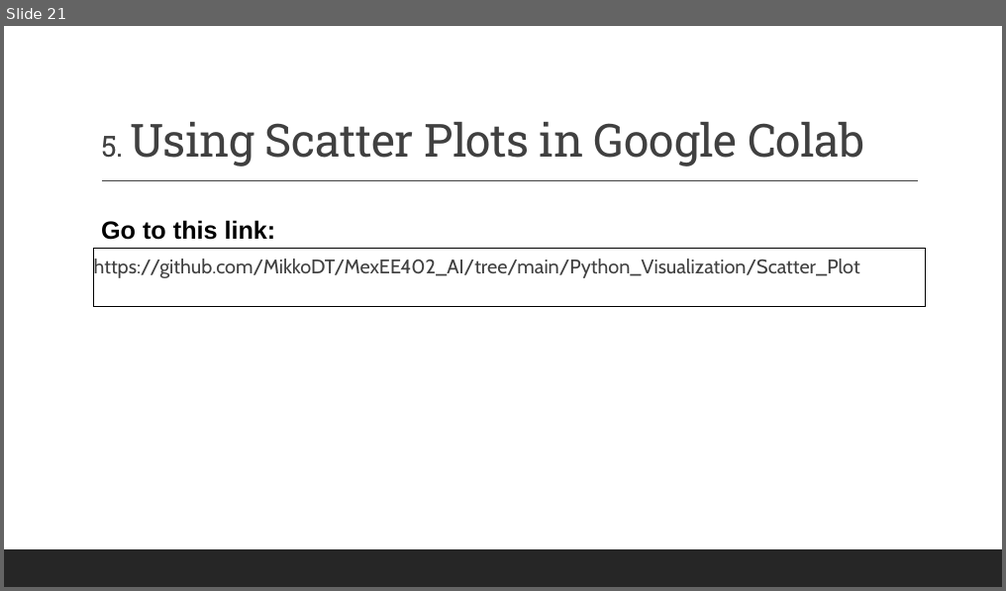
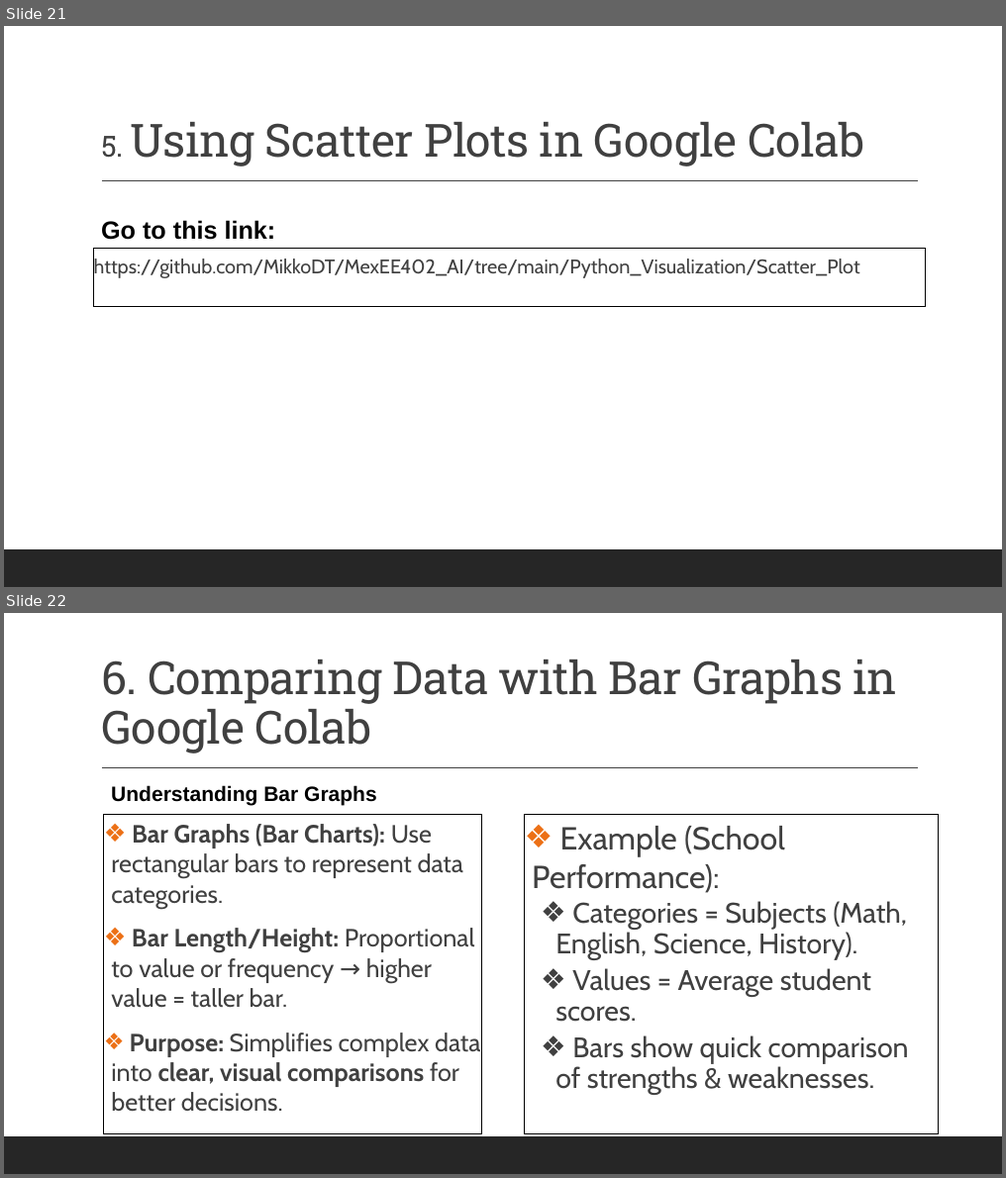
Before and after one commit to MikkoDT/MexEE402_AI, a slide deck: Lectures/II_Data_Visualization_with_Python.pptx. Shown one above the other, each under a label of ours: slide 21 before the commit, slides 21 and 22 after it. The pictures are 1006x591 and 1006x1178 pixels, drawn with LibreOffice and Linux fonts; fonts in the diff are those of the drawing. Boxes give left, top, right and bottom in pixels: in the first picture for what was removed or moved away, otherwise in the second. Text is boxed around its words. In the diff, an @@ line names an element or a change of style, - is before the commit and + after.

```diff
--- a/Lectures/II_Data_Visualization_with_Python.pptx
+++ b/Lectures/II_Data_Visualization_with_Python.pptx
@@ slide 22 added at [4,613,1002,1174], background #FFFFFF; not listed: 2 template elements that a slide beside it also shows @@
@@ title added at [101,660,898,754], 44 pt, text #404040 @@
+6. Comparing Data with Bar Graphs in Google Colab
@@ text added at [111,785,377,805], 20 pt, text #000000, bold @@
+Understanding Bar Graphs
@@ text added at [104,814,481,1134], outline #000000 0.75 pt, 24 pt, text #404040 @@
+❖ Bar Graphs (Bar Charts): Use rectangular bars to represent data categories.
+❖ Bar Length/Height: Proportional to value or frequency → higher value = taller bar.
+❖ Purpose: Simplifies complex data into clear, visual comparisons for better decisions.
@@ rectangle added at [525,814,938,1134], outline #000000 0.75 pt, 27.2 pt, text #404040 @@
+❖ Example (School Performance):
+  ❖ Categories = Subjects (Math, English, Science, History).
+  ❖ Values = Average student scores.
+  ❖ Bars show quick comparison of strengths & weaknesses.
```
Also in this commit, not shown: 10 other slides added, 7 other files.
